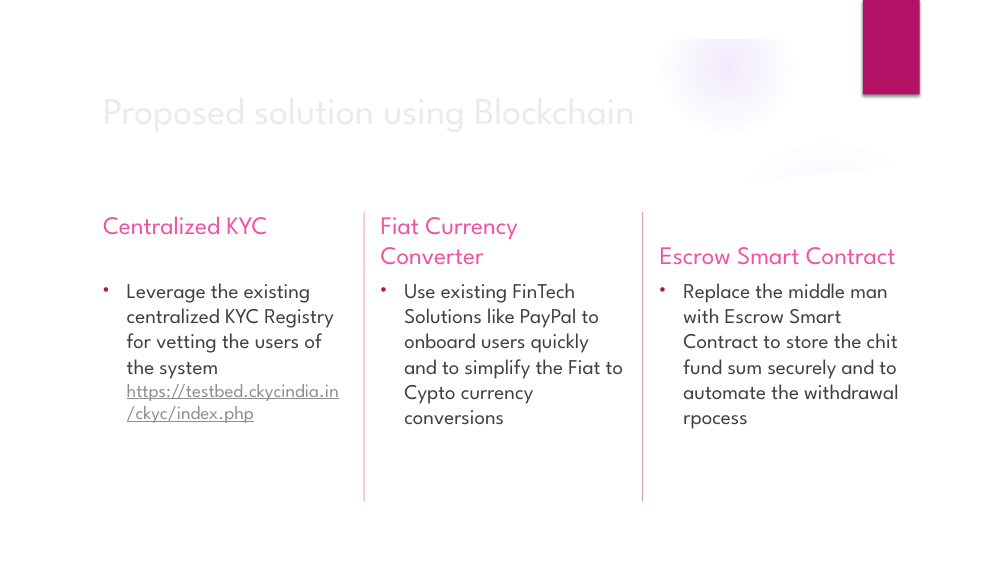
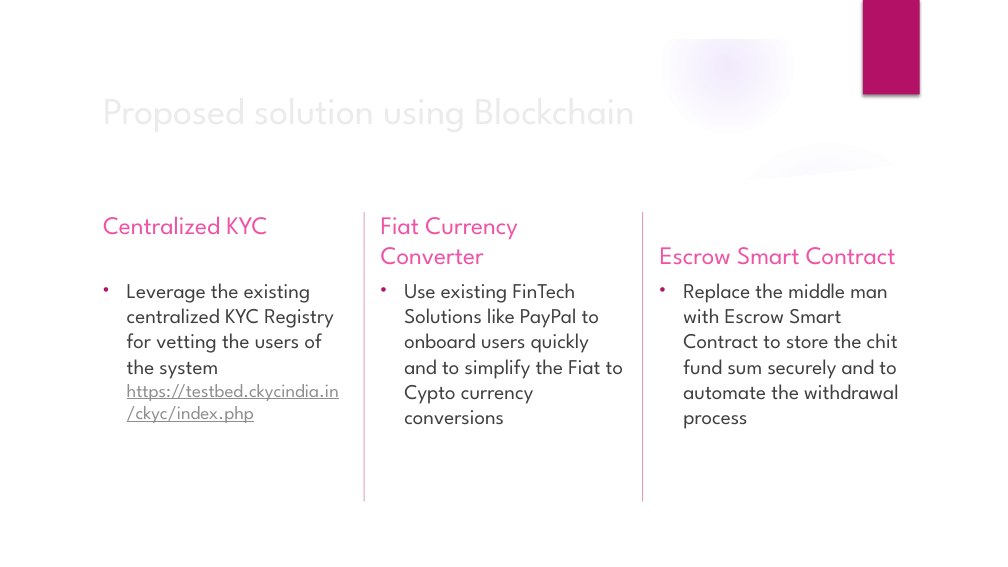
Before and after one commit to shub30may92/GuardianOfTrust-Devmerge2018, a slide deck: slide 3 of doc/DevMerge.pptx. Drawn at 1008x567 pixels with LibreOffice and Linux fonts; fonts in the diff are those of the drawing; background and template pictures are left out. Boxes give left, top, right and bottom in pixels: in the first picture for what was removed or moved away, otherwise in the second. Text is boxed around its words. In the diff, an @@ line names an element or a change of style, - is before the commit and + after.

```diff
--- a/doc/DevMerge.pptx
+++ b/doc/DevMerge.pptx
@@ text at [683,283,899,429]: text changed @@
-• Replace the middle man with Escrow Smart Contract to store the chit fund sum securely and to automate the withdrawal rpocess
+• Replace the middle man with Escrow Smart Contract to store the chit fund sum securely and to automate the withdrawal process
```
Also in this commit, not shown: 1 other slide changed, 1 other file.
